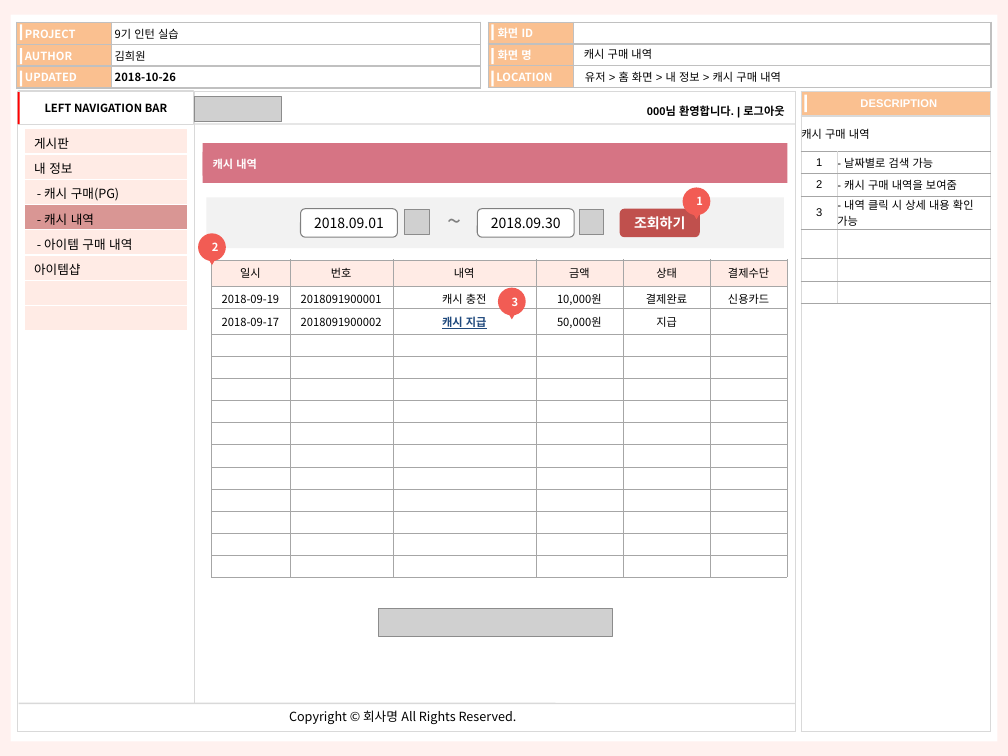
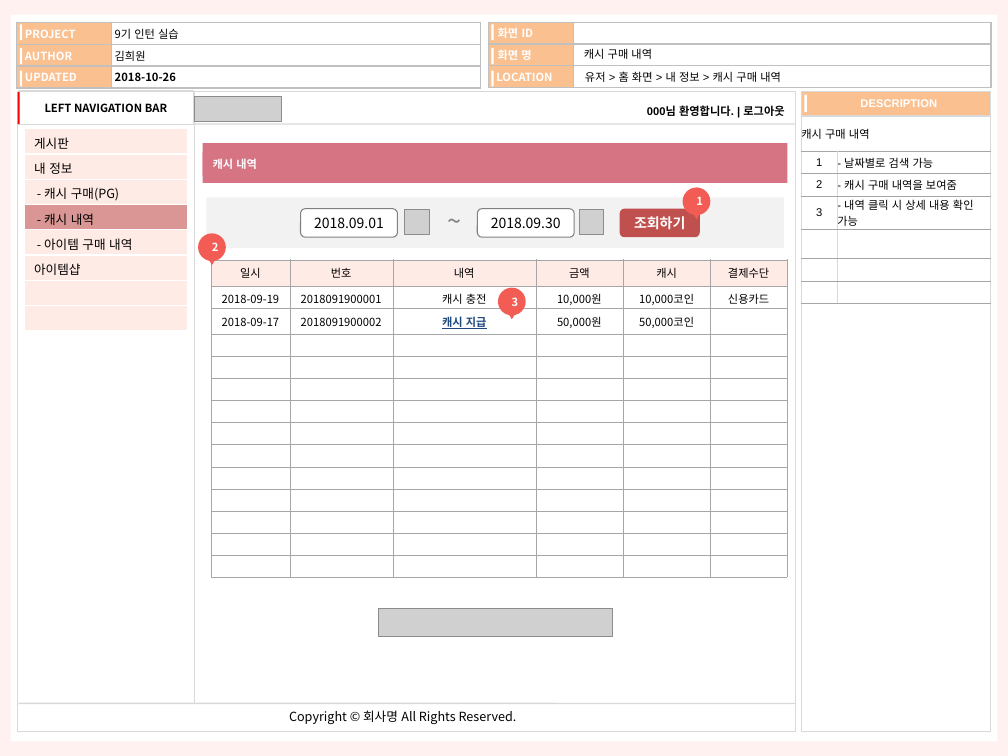
Before and after one commit to kimheewon/project, a slide deck: slide 21 of Document/인턴_김희원_산출물_화면정의서_사용자_v1.2.1.pptx. Drawn at 1008x756 pixels with LibreOffice and Linux fonts; fonts in the diff are those of the drawing; grey boxes stand for pictures. Boxes give left, top, right and bottom in pixels: in the first picture for what was removed or moved away, otherwise in the second. Text is boxed around its words. In the diff, an @@ line names an element or a change of style, - is before the commit and + after.

Commit message:
결제 시 유효성 검사 완료

```diff
--- a/Document/인턴_김희원_산출물_화면정의서_사용자_v1.2.1.pptx
+++ b/Document/인턴_김희원_산출물_화면정의서_사용자_v1.2.1.pptx
@@ table at <box>212,260,788,579</box> @@
-row 1, column 5: 상태
+row 1, column 5: 캐시
-row 2, column 5: 결제완료
+row 2, column 5: 10,000코인
-row 3, column 5: 지급
+row 3, column 5: 50,000코인
```
Also in this commit, not shown: 20 other files.
